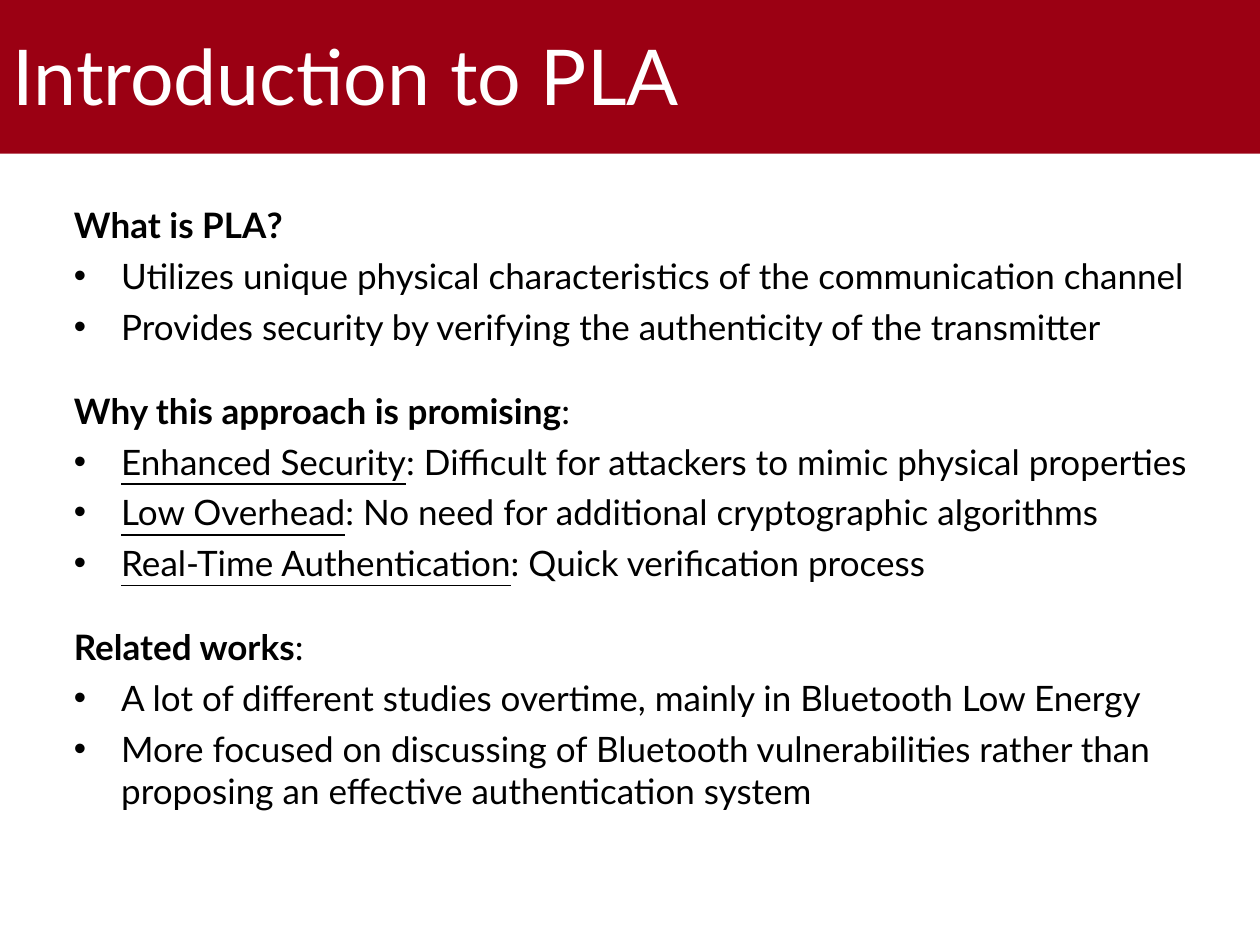
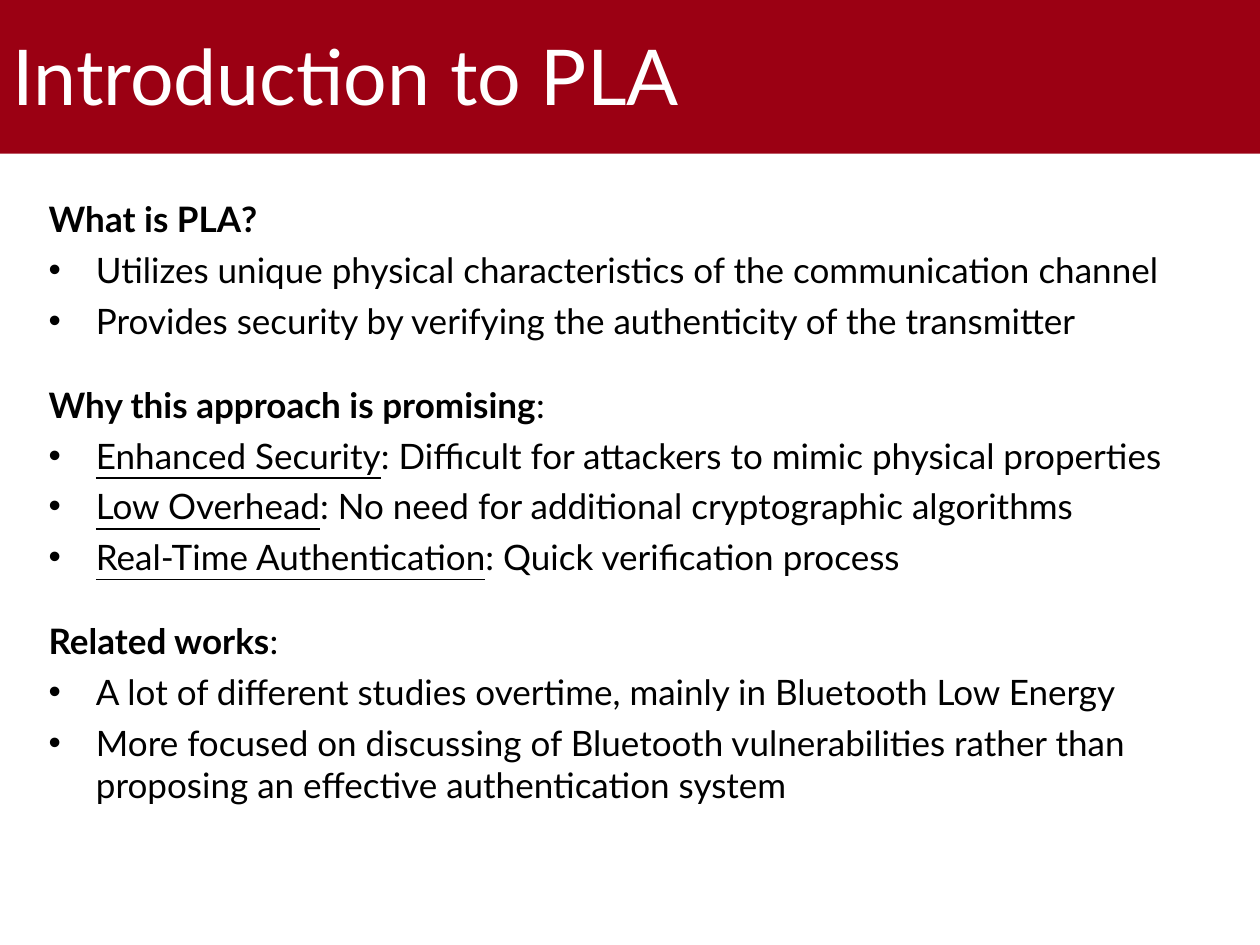
Before and after one commit to gabrielrovesti/PLA-Bluetooth-Environment, a slide deck: slide 3 of Third Part - Physical Layer Device Authentication/Slides/PLA Bluetooth Environment.pptx. Drawn at 1260x945 pixels with LibreOffice and Linux fonts; fonts in the diff are those of the drawing; background and template pictures are left out. Boxes give left, top, right and bottom in pixels: in the first picture for what was removed or moved away, otherwise in the second. Text is boxed around its words. In the diff, an @@ line names an element or a change of style, - is before the commit and + after.

```diff
--- a/Third Part - Physical Layer Device Authentication/Slides/PLA Bluetooth Environment.pptx
+++ b/Third Part - Physical Layer Device Authentication/Slides/PLA Bluetooth Environment.pptx
@@ text "What is PLA?": place and size @@
-text "What is PLA?" at [74,212,1187,811]
+text "What is PLA?" at [49,206,1161,805]
```
Also in this commit, not shown: 2 other slides changed, 3 other files.
